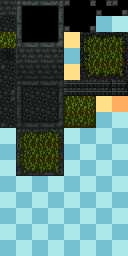
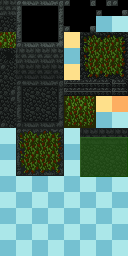
Layered file, before and after one edit (128 x 256). Changes by layer:
painted on "Calque 14" over [80, 128, 128, 177]
